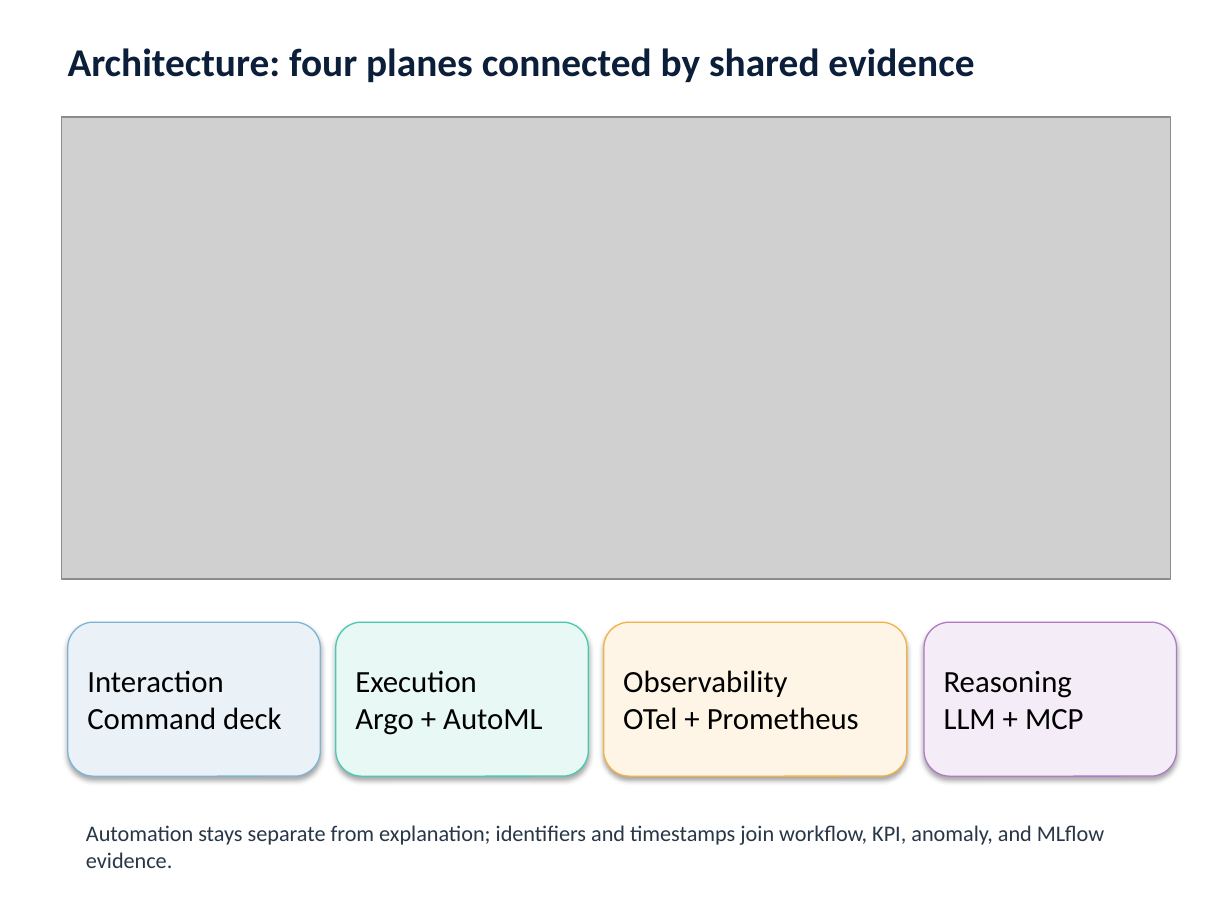
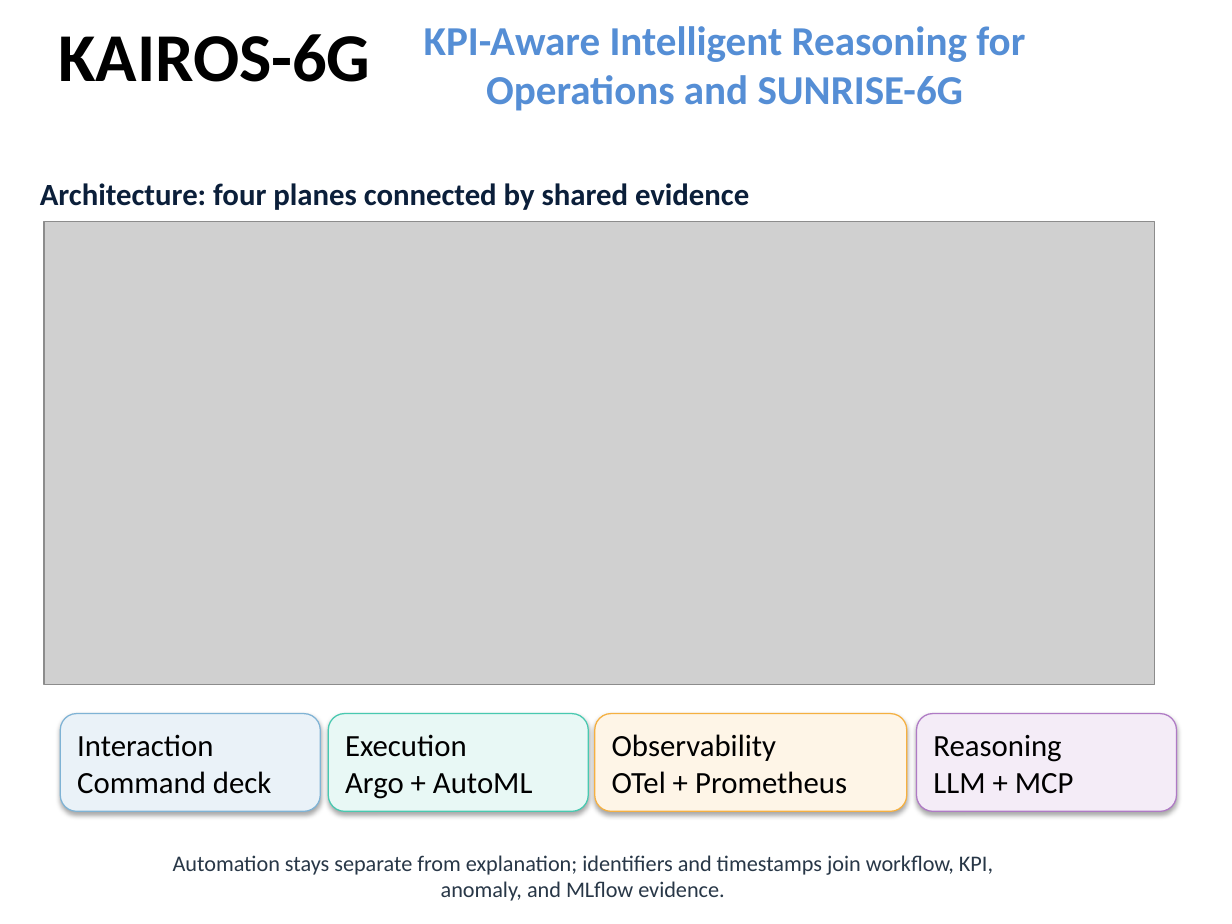
Before and after one commit to IBM/AutoMLPipeline.jl, a slide deck: slide 4 of kairos/kairos.pptx (slide 3 before the commit). Drawn at 1232x924 pixels with LibreOffice and Linux fonts; fonts in the diff are those of the drawing; grey boxes stand for pictures. Boxes give left, top, right and bottom in pixels: in the first picture for what was removed or moved away, otherwise in the second. Text is boxed around its words. In the diff, an @@ line names an element or a change of style, - is before the commit and + after.

```diff
--- a/kairos/kairos.pptx
+++ b/kairos/kairos.pptx
@@ rectangle removed at (0,0,1232,924) @@
@@ text added at (424,26,1025,111), 24 pt, text #558ED5, bold @@
+KPI-Aware Intelligent Reasoning for Operations and SUNRISE-6G
@@ text added at (58,34,370,82), 40 pt, text #000000, bold @@
+KAIROS-6G
@@ text "Architecture: four planes connected by ...": place and size @@
-text "Architecture: four planes connected by ..." at (68,48,974,83)
+text "Architecture: four planes connected by ..." at (40,183,749,210)
@@ text "Architecture: four planes connected by ..." at (40,183,749,210): size 23 to 18 pt @@
@@ picture: place and size @@
-picture at (62,117,1170,579)
+picture at (44,222,1156,685)
@@ rounded rectangle "Interaction": place and size @@
-rounded rectangle "Interaction" at (68,622,320,776)
+rounded rectangle "Interaction" at (60,713,320,811)
@@ rounded rectangle "Execution": place and size @@
-rounded rectangle "Execution" at (336,622,589,776)
+rounded rectangle "Execution" at (328,713,588,811)
@@ rounded rectangle "Observability": place and size @@
-rounded rectangle "Observability" at (604,622,907,776)
+rounded rectangle "Observability" at (595,713,907,811)
@@ rounded rectangle "Reasoning": place and size @@
-rounded rectangle "Reasoning" at (924,622,1177,776)
+rounded rectangle "Reasoning" at (917,713,1177,811)
@@ text "Automation stays separate from explanation; ...": place and size @@
-text "Automation stays separate from explanation; ..." at (86,825,1104,868)
+text "Automation stays separate from explanation; ..." at (173,855,993,901)
@@ text "Automation stays separate from explanation; ..." at (173,855,993,901): alignment left to centre @@
```
Also in this commit, not shown: 1 slide added, 9 other files.
